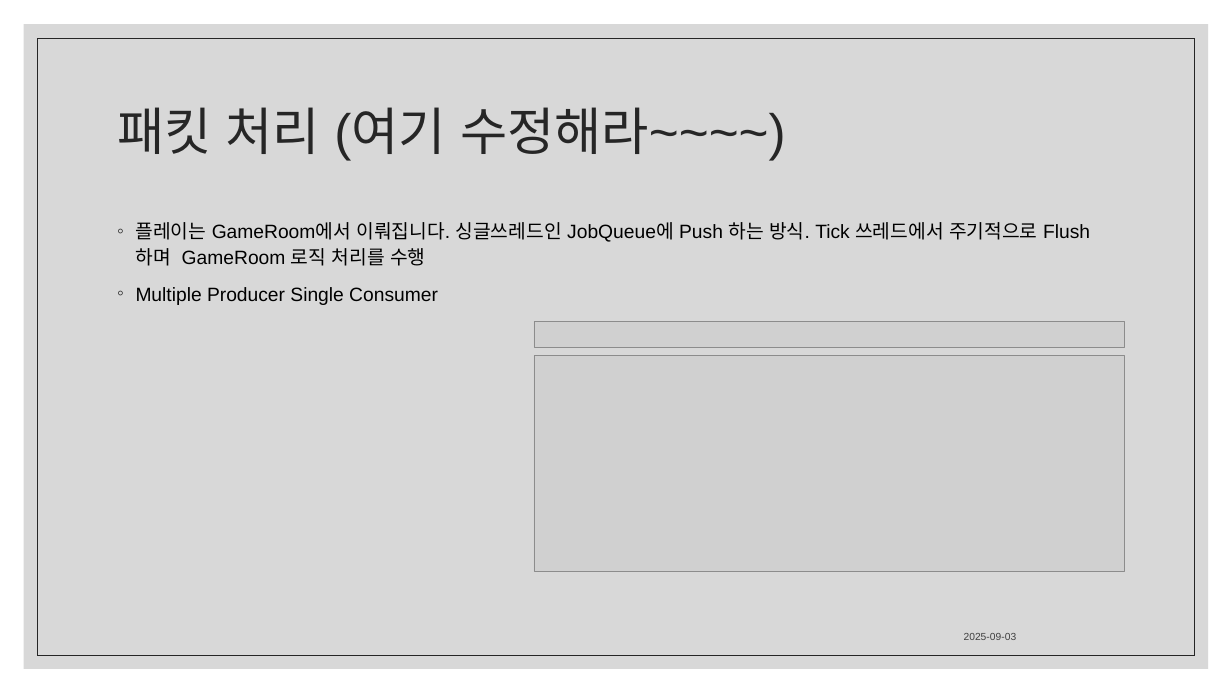
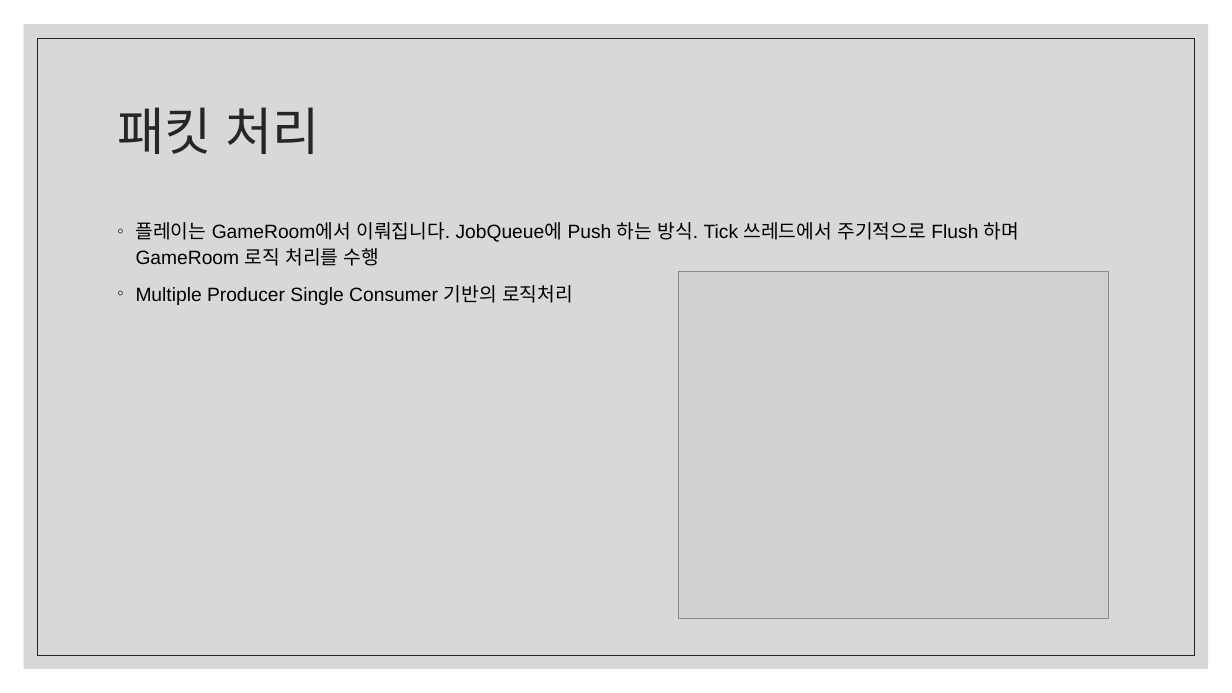
Before and after one commit to ckdgkwkd27/LCH_RTS, a slide deck: slide 7 of RTS 포트폴리오/이창하_RTS_포트폴리오.pptx. Drawn at 1232x693 pixels with LibreOffice and Linux fonts; fonts in the diff are those of the drawing; grey boxes stand for pictures. Boxes give left, top, right and bottom in pixels: in the first picture for what was removed or moved away, otherwise in the second. Text is boxed around its words. In the diff, an @@ line names an element or a change of style, - is before the commit and + after.

Commit message:
플레이 동작 완성

```diff
--- a/RTS 포트폴리오/이창하_RTS_포트폴리오.pptx
+++ b/RTS 포트폴리오/이창하_RTS_포트폴리오.pptx
@@ title at (117, 107, 320, 154): text changed @@
-패킷 처리 (여기 수정해라~~~~)
+패킷 처리
@@ text at (136, 222, 1019, 305): text changed @@
-◦ 플레이는 GameRoom에서 이뤄집니다. 싱글쓰레드인 JobQueue에 Push 하는 방식. Tick 쓰레드에서 주기적으로 Flush 하며 GameRoom 로직 처리를 수행
-◦ Multiple Producer Single Consumer
+◦ 플레이는 GameRoom에서 이뤄집니다. JobQueue에 Push 하는 방식. Tick 쓰레드에서 주기적으로 Flush 하며 GameRoom 로직 처리를 수행
+◦ Multiple Producer Single Consumer 기반의 로직처리
@@ picture: place and size @@
-picture at (534, 356, 1125, 572)
+picture at (679, 271, 1109, 618)
@@ picture removed at (534, 322, 1125, 348) @@
@@ text removed at (964, 633, 1017, 640) @@
-2025-09-03
```
Also in this commit, not shown: 3 other slides changed, 1 slide added, 39 other files.
